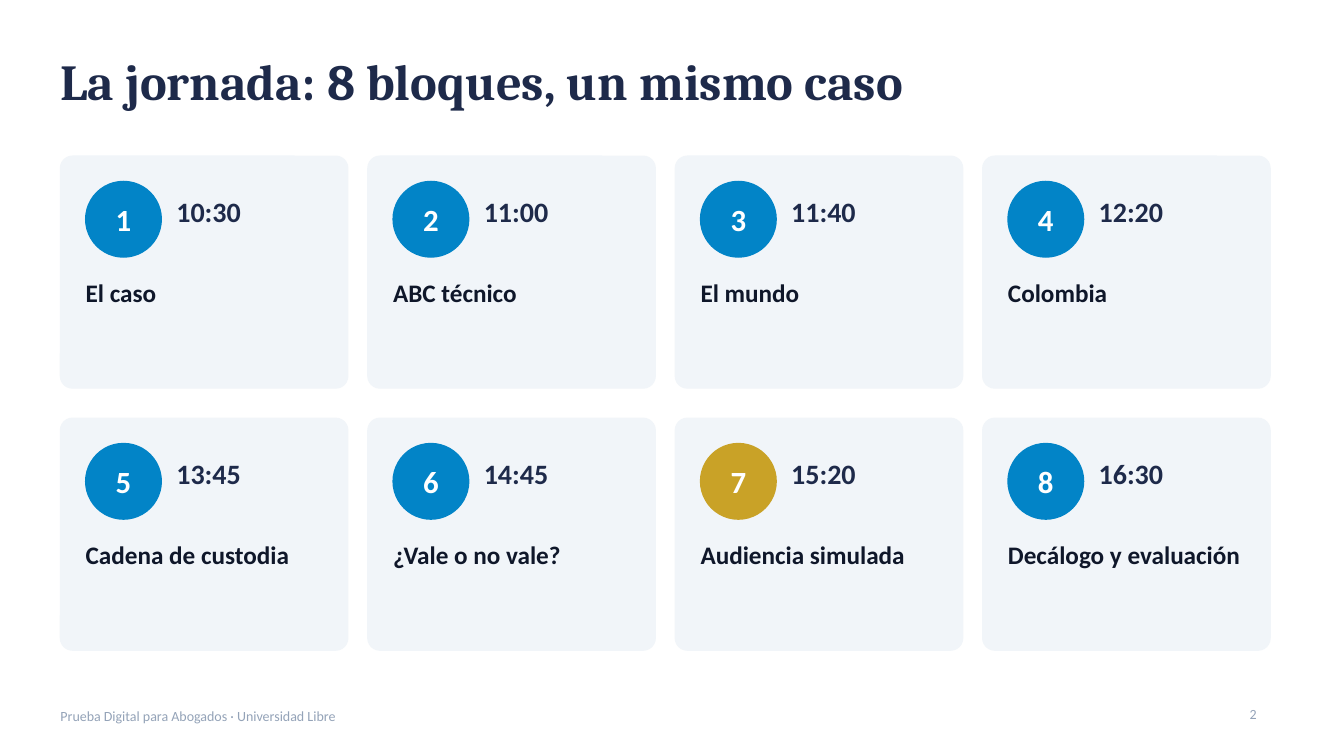
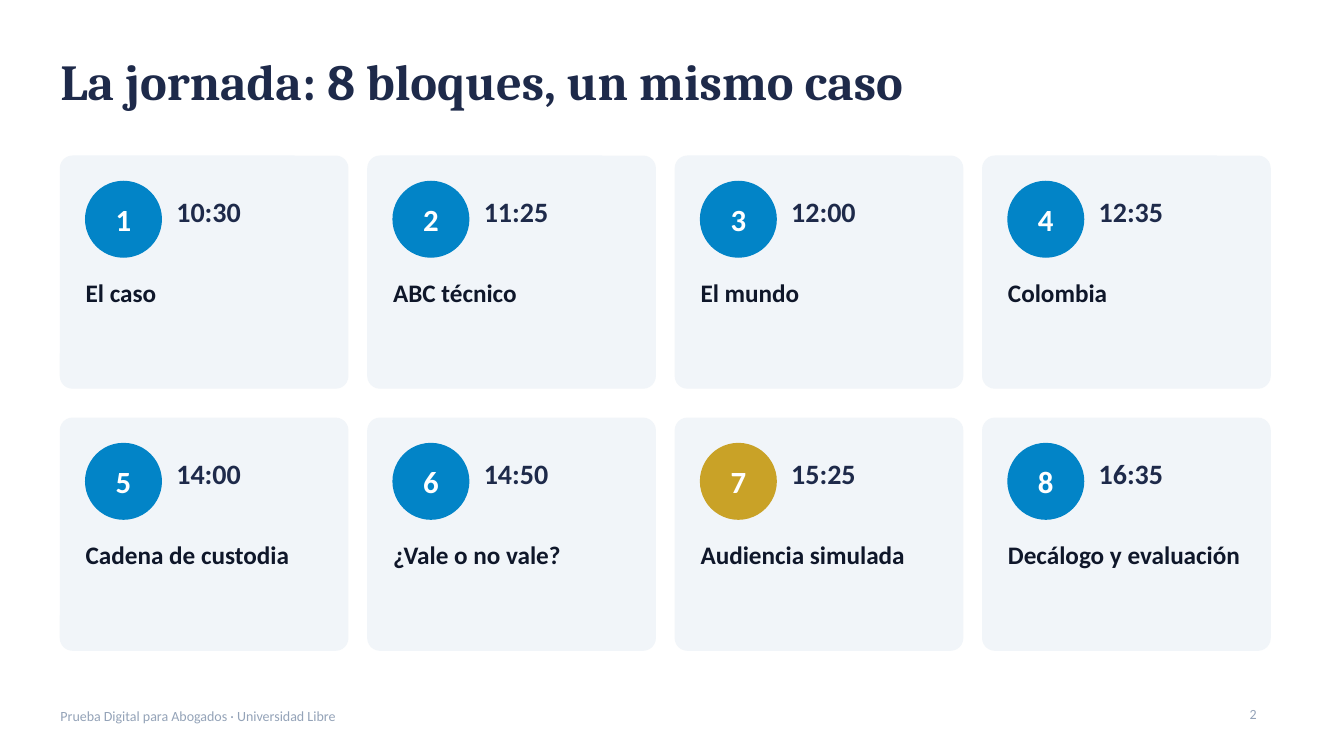
Before and after one commit to CertAcademico/cert-academico-by-redciber-org, a slide deck: slide 2 of materiales/prueba-digital/presentacion-prueba-digital-unilibre.pptx. Drawn at 1344x756 pixels with LibreOffice and Linux fonts; fonts in the diff are those of the drawing. Boxes give left, top, right and bottom in pixels: in the first picture for what was removed or moved away, otherwise in the second. Text is boxed around its words. In the diff, an @@ line names an element or a change of style, - is before the commit and + after.

```diff
--- a/materiales/prueba-digital/presentacion-prueba-digital-unilibre.pptx
+++ b/materiales/prueba-digital/presentacion-prueba-digital-unilibre.pptx
@@ text at (x1=484, y1=203, x2=548, y2=222): text changed @@
-11:00
+11:25
@@ text at (x1=791, y1=203, x2=855, y2=222): text changed @@
-11:40
+12:00
@@ text at (x1=1099, y1=203, x2=1163, y2=222): text changed @@
-12:20
+12:35
@@ text at (x1=176, y1=465, x2=240, y2=484): text changed @@
-13:45
+14:00
@@ text at (x1=484, y1=465, x2=548, y2=484): text changed @@
-14:45
+14:50
@@ text at (x1=791, y1=465, x2=855, y2=484): text changed @@
-15:20
+15:25
@@ text at (x1=1099, y1=465, x2=1163, y2=484): text changed @@
-16:30
+16:35
```
Also in this commit, not shown: 7 other slides changed, 1 other file.
